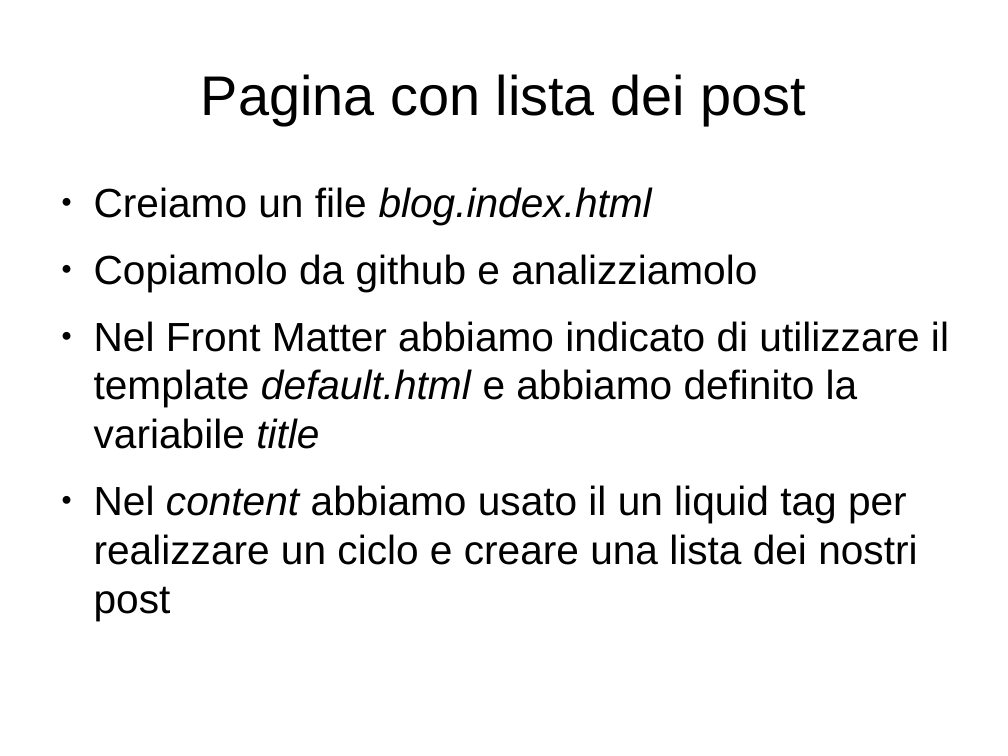
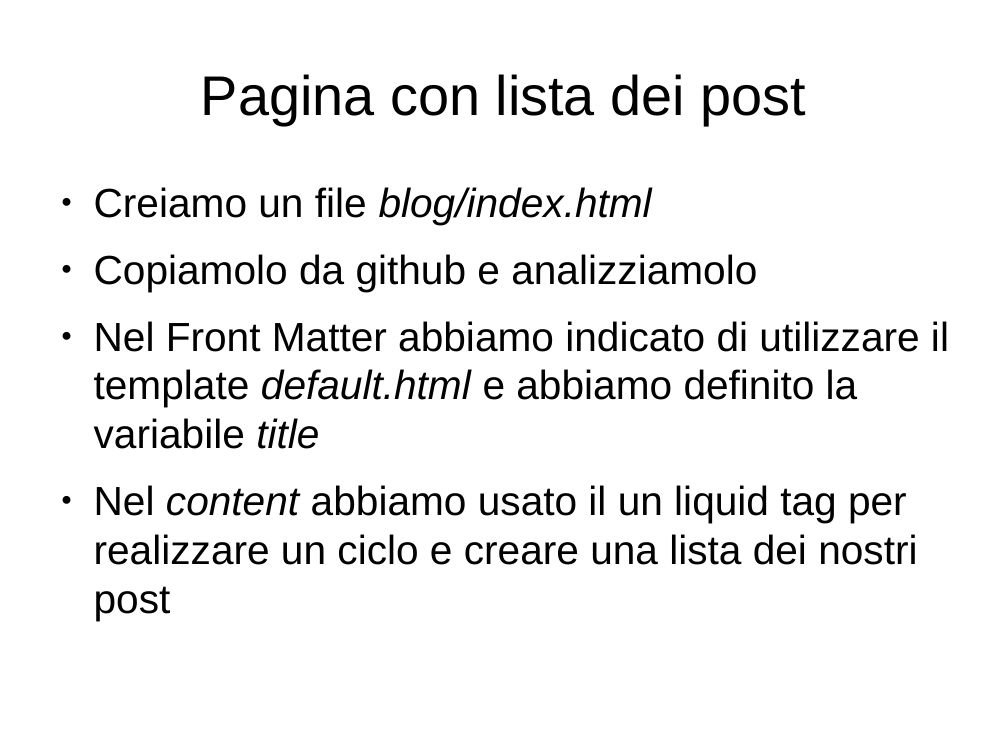
Before and after one commit to lucamariani/corso_diapositive, a slide deck: slide 26 of personal_page.odp. Drawn at 1008x756 pixels with LibreOffice and Linux fonts; fonts in the diff are those of the drawing. Boxes give left, top, right and bottom in pixels: in the first picture for what was removed or moved away, otherwise in the second. Text is boxed around its words. In the diff, an @@ line names an element or a change of style, - is before the commit and + after.

```diff
--- a/personal_page.odp
+++ b/personal_page.odp
@@ text at <box>94,187,652,225</box>: text changed @@
-● Creiamo un file blog.index.html
+● Creiamo un file blog/index.html
```
Also in this commit, not shown: 10 other slides changed.
